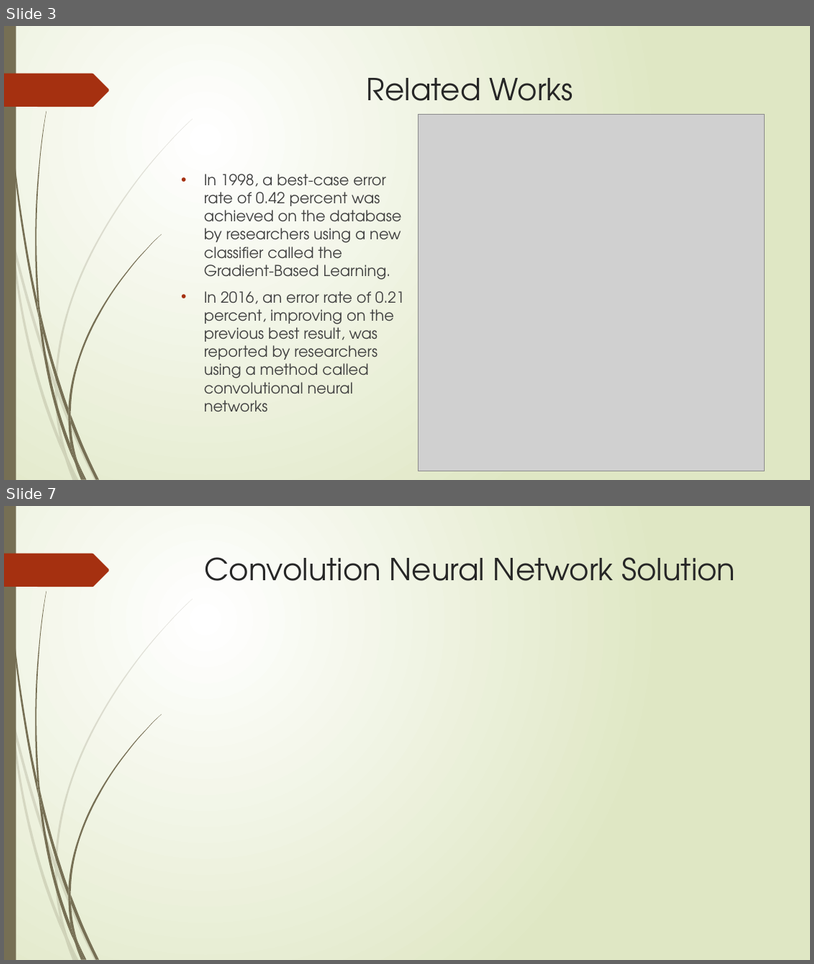
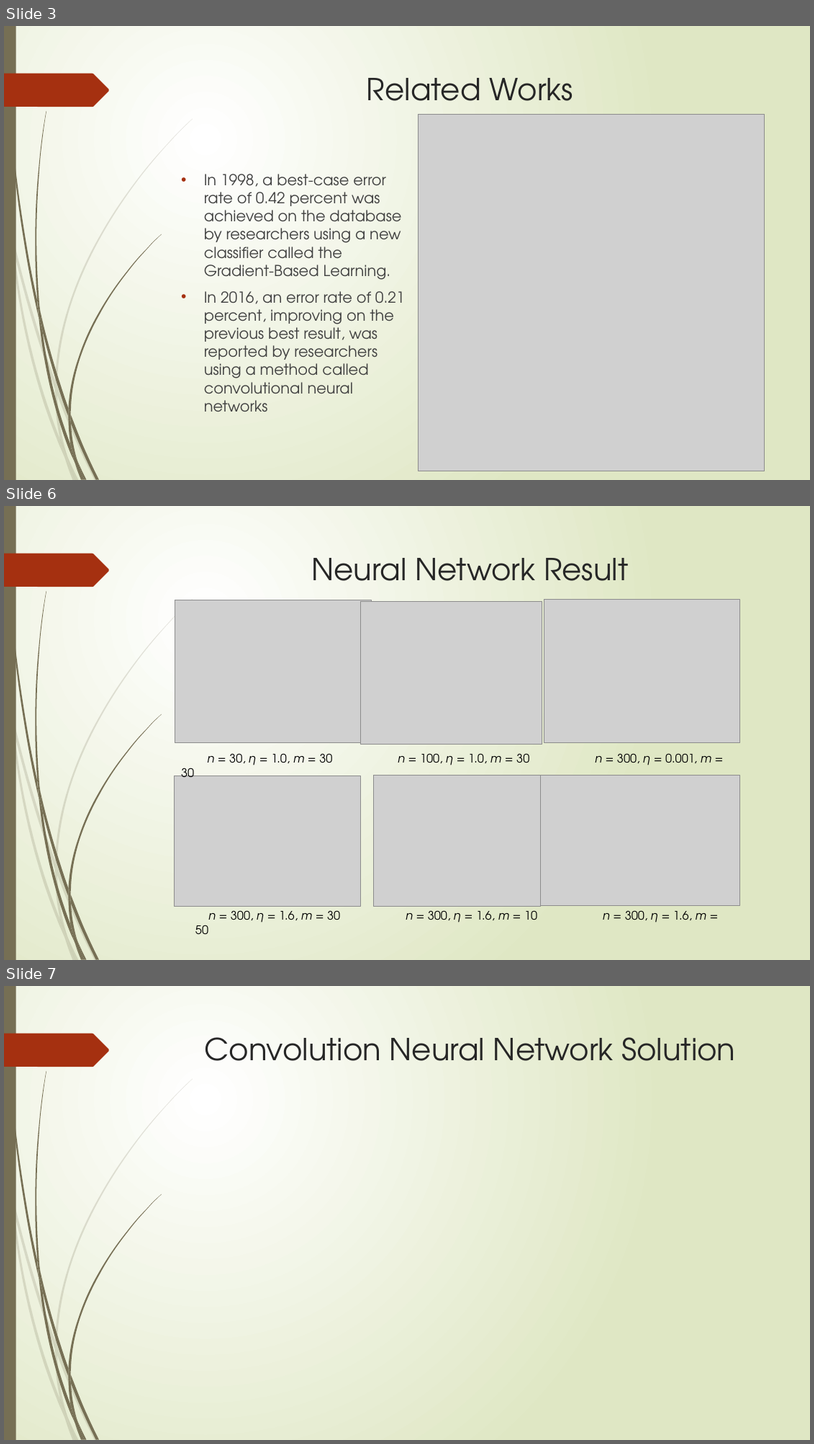
Before and after one commit to lx2054807/handwriting-number-recognition-, a slide deck: Handwriting Number Recognition 1.0.pptx. Shown one above the other, each under a label of ours: slides 3 and 7 before the commit, slides 3, 6 and 7 after it; the slides between them are not shown. The pictures are 814x964 and 814x1444 pixels, drawn with LibreOffice and Linux fonts; fonts in the diff are those of the drawing; grey boxes stand for pictures. Boxes give left, top, right and bottom in pixels: in the first picture for what was removed or moved away, otherwise in the second. Text is boxed around its words. In the diff, an @@ line names an element or a change of style, - is before the commit and + after.

```diff
--- a/Handwriting Number Recognition 1.0.pptx
+++ b/Handwriting Number Recognition 1.0.pptx
@@ slide 6 added at [4,506,810,960], background gradient #FFFFFF to #DFE8C4; not listed: 24 template elements that a slide beside it also shows @@
@@ title added at [312,558,628,581], 36 pt, text #262626 @@
+Neural Network Result
@@ picture added at [175,600,371,743] @@
@@ picture added at [361,602,542,744] @@
@@ picture added at [545,599,741,743] @@
@@ text added at [207,753,712,764], 14 pt, text #000000 @@
+n = 30, η = 1.0, m = 30 n = 100, η = 1.0, m = 30 n = 300, η = 0.001, m = 30
@@ picture added at [174,776,361,906] @@
@@ picture added at [373,775,541,906] @@
@@ picture added at [541,775,741,906] @@
@@ text added at [196,910,707,934], 14 pt, text #000000 @@
+n = 300, η = 1.6, m = 30 n = 300, η = 1.6, m = 10 n = 300, η = 1.6, m = 50
```
Also in this commit, not shown: 2 slides changed, 1 slide removed, 2 other files.
